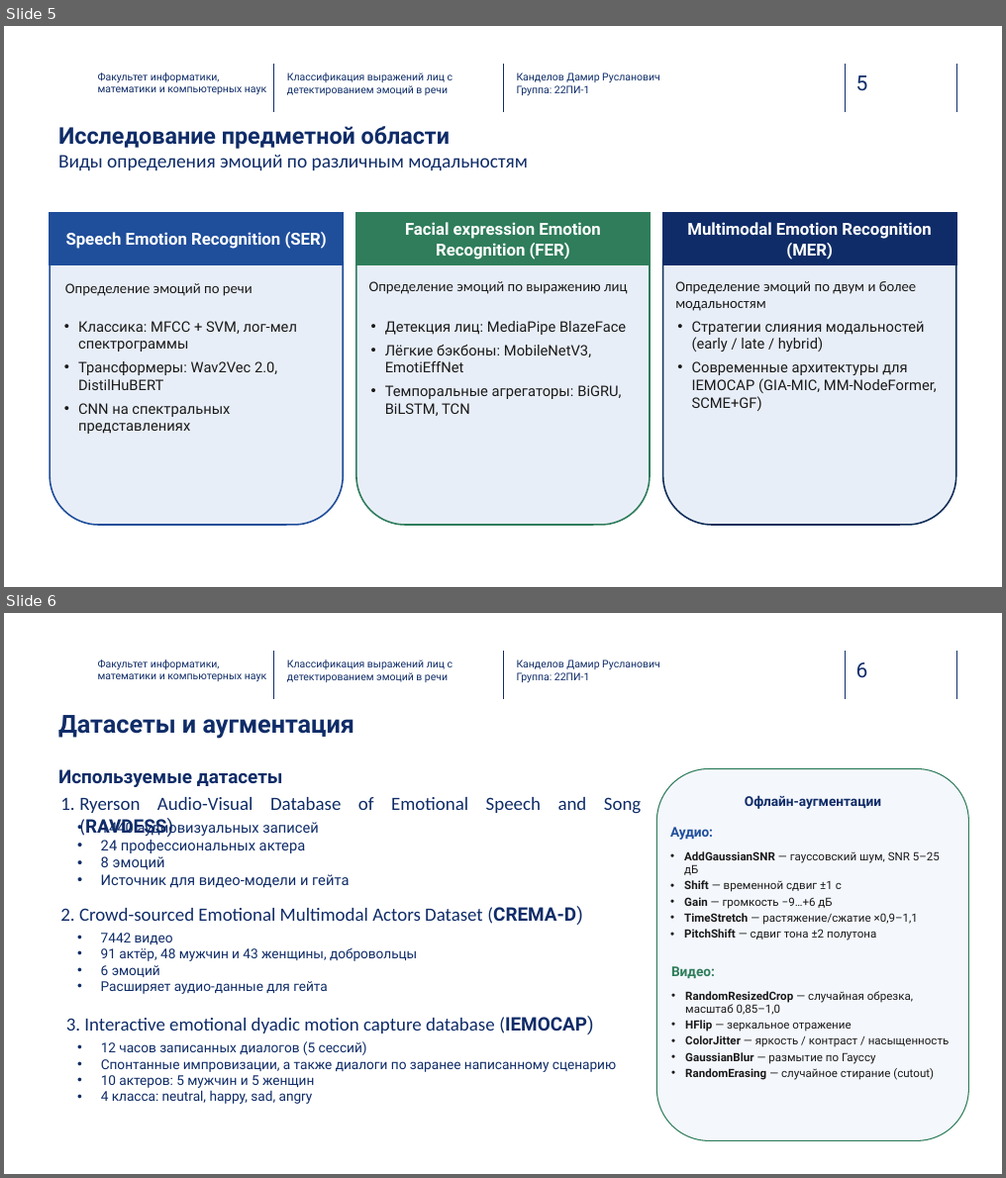
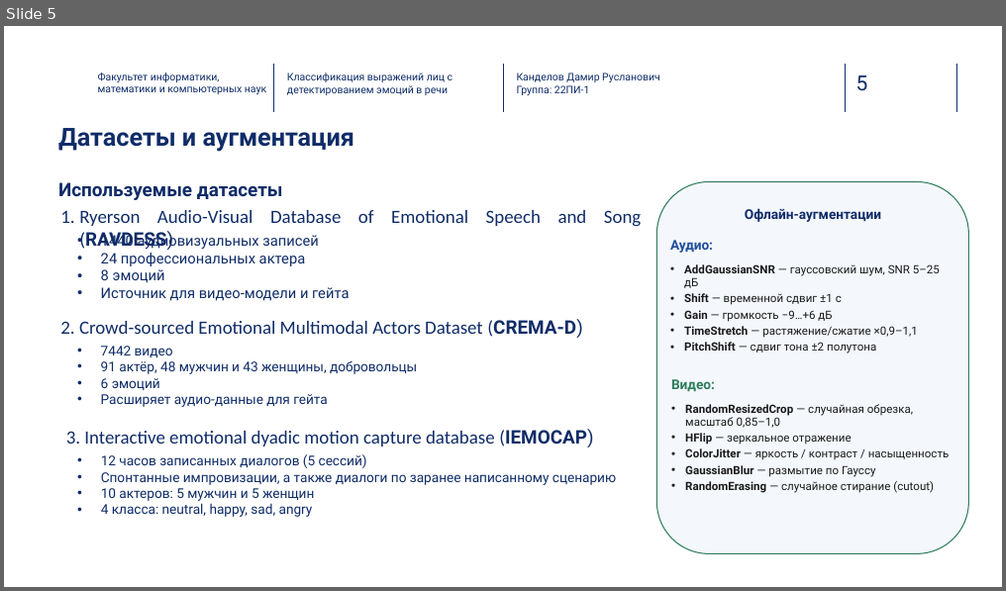
Before and after one commit to Kaparya/Classification-of-Facial-Expressions, a slide deck: Diploma_presentation.pptx. Shown one above the other, each under a label of ours: slides 5 and 6 before the commit, slide 5 after it. The pictures are 1006x1178 and 1006x591 pixels, drawn with LibreOffice and Linux fonts; fonts in the diff are those of the drawing; background and template pictures are left out. Boxes give left, top, right and bottom in pixels: in the first picture for what was removed or moved away, otherwise in the second. Text is boxed around its words. In the diff, an @@ line names an element or a change of style, - is before the commit and + after.

```diff
--- a/Diploma_presentation.pptx
+++ b/Diploma_presentation.pptx
@@ slide 5 removed at (x1=4, y1=26, x2=1002, y2=587), background picture (left out); not listed: 5 template elements that a slide beside it also shows @@
@@ text removed at (x1=98, y1=73, x2=266, y2=95) @@
-Факультет информатики, математики и компьютерных наук
@@ text removed at (x1=287, y1=73, x2=452, y2=95) @@
-Классификация выражений лиц с детектированием эмоций в речи
@@ text removed at (x1=517, y1=73, x2=659, y2=95) @@
-Канделов Дамир Русланович
-Группа: 22ПИ-1
@@ text removed at (x1=58, y1=126, x2=528, y2=172) @@
-Исследование предметной области
-Виды определения эмоций по различным модальностям
@@ rounded rectangle removed at (x1=50, y1=213, x2=344, y2=525) @@
@@ rectangle removed at (x1=50, y1=213, x2=344, y2=265) @@
-Speech Emotion Recognition (SER)
@@ rounded rectangle removed at (x1=356, y1=213, x2=650, y2=525) @@
@@ rectangle removed at (x1=356, y1=213, x2=650, y2=265) @@
-Facial expression Emotion Recognition (FER)
@@ rounded rectangle removed at (x1=663, y1=213, x2=957, y2=525) @@
@@ rectangle removed at (x1=663, y1=213, x2=957, y2=265) @@
-Multimodal Emotion Recognition (MER)
@@ text removed at (x1=65, y1=283, x2=252, y2=296) @@
-Определение эмоций по речи
@@ text removed at (x1=369, y1=281, x2=627, y2=294) @@
-Определение эмоций по выражению лиц
@@ text removed at (x1=675, y1=281, x2=916, y2=311) @@
-Определение эмоций по двум и более модальностям
@@ text removed at (x1=78, y1=321, x2=297, y2=434) @@
-• Классика: MFCC + SVM, лог-мел спектрограммы
-• Трансформеры: Wav2Vec 2.0, DistilHuBERT
-• CNN на спектральных представлениях
@@ text removed at (x1=385, y1=321, x2=626, y2=416) @@
-• Детекция лиц: MediaPipe BlazeFace
-• Лёгкие бэкбоны: MobileNetV3, EmotiEffNet
-• Темпоральные агрегаторы: BiGRU, BiLSTM, TCN
@@ text removed at (x1=692, y1=321, x2=937, y2=411) @@
-• Стратегии слияния модальностей (early / late / hybrid)
-• Современные архитектуры для IEMOCAP (GIA-MIC, MM-NodeFormer, SCME+GF)
@@ what was slide 6 is now slide 5 @@
@@ page number at (x1=856, y1=76, x2=868, y2=91): text changed @@
-6
+5
```
Also in this commit, not shown: 5 slides changed, 1 slide added, 18 other files.
